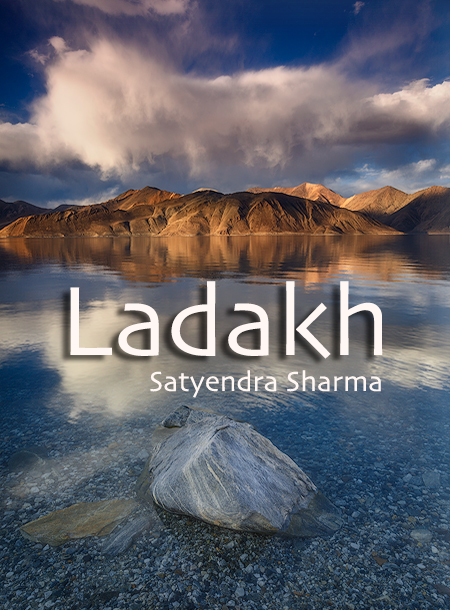
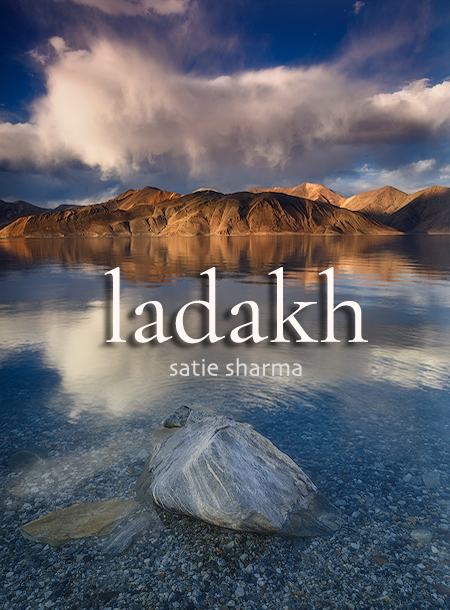
The second (450, 610) image is a revision of the first. Changes to its layers:
renamed "Satyendra Sharma" to "satie sharma", painted on it over [150, 358, 381, 398]
renamed "Ladakh" to "ladakh", painted on it over [70, 267, 383, 359]
